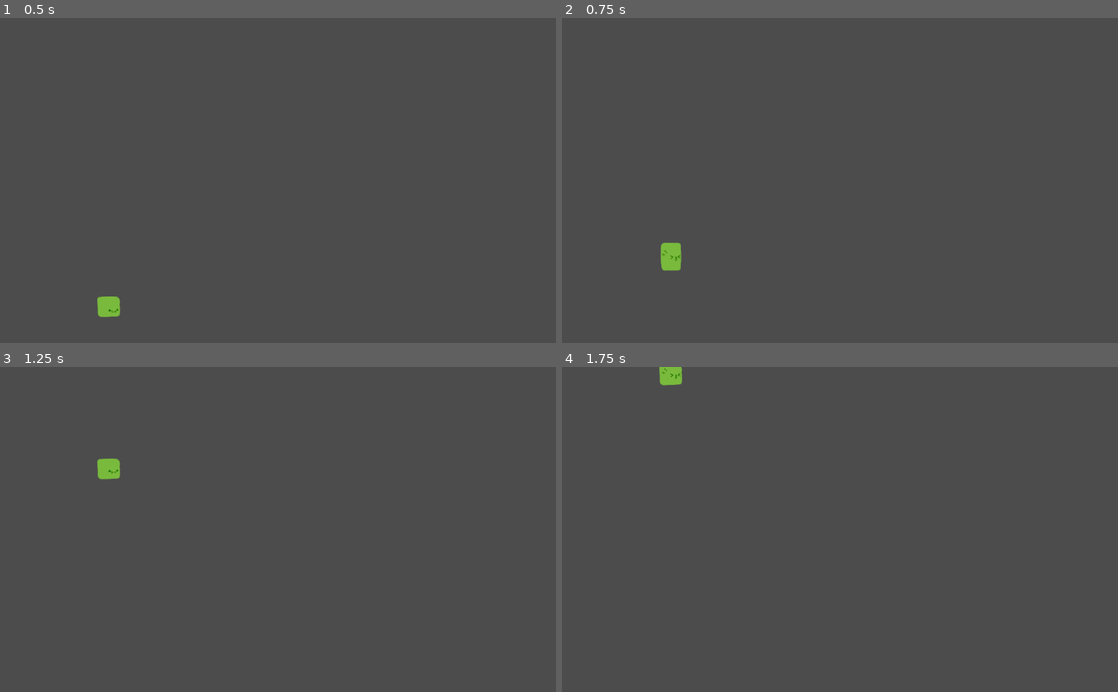
Above: before the commit, frames 1-4 (two rows, left to right).
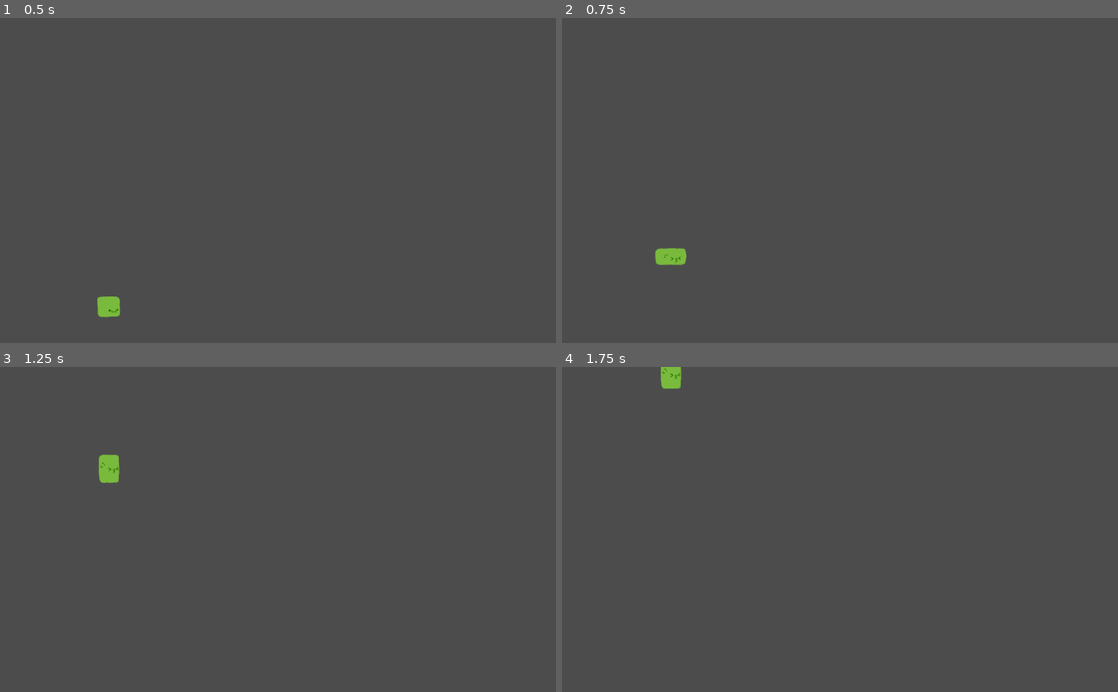
Above: after the commit, the same moments.

Repository: CoryParsnipson/bouncy-block
Game: Godot game, scene res://Main.tscn
The game is run twice, just before and just after one commit, with the same random seed, the same clock (stepped at 60 frames per second) and the same inputs.
Inputs:
- Up to frame 1 (0.5 s): no input
- Up to frame 2 (0.75 s): tap Enter (ui_accept) at 0.5 s; tap Space (ui_select) at 0.6 s
- Up to frame 3 (1.25 s): tap Enter (ui_accept) at 0.77, 0.8, 1.07 s
- Up to frame 4 (1.75 s): tap Enter (ui_accept) at 1.35, 1.52 s; tap Space (ui_select) at 1.55 s

Frame 1 is identical in both runs. In frame 2, 0.2% of the frame differs, in the area x 16-23%, y 69-78%; in frame 3, 0.1%; in frame 4, less than 0.1%.

Commit message:
Fix flap animation when bouncing in quick succession.

Diff:
--- a/Player.gd
+++ b/Player.gd
@@ -27,9 +27,12 @@
 			velocity.y = 0
 			acceleration.y -= jump_accel
 
-			$AnimatedSprite.play("flap")
-			disable_input = true
-			$FlapTimer.start()
+			# cut off the current animation and restart flap animation
+			$AnimatedSprite.stop()
+			$AnimatedSprite.animation = "flap"
+			$AnimatedSprite.frame = 0
+
+			$AnimatedSprite.play()
 
 func _physics_process(delta):
 	acceleration /= 2
@@ -45,8 +48,5 @@
 		acceleration.y = 0
 		velocity.y = 0
 
-func _on_flap_done():
-	disable_input = false
-
 func _on_animation_finished():
 	$AnimatedSprite.play("neutral")
--- a/Player.tscn
+++ b/Player.tscn
@@ -58,13 +58,4 @@
 
 shape = SubResource( 2 )
 
-[node name="FlapTimer" type="Timer" parent="." index="2"]
-
-process_mode = 1
-wait_time = 0.1
-one_shot = false
-autostart = false
-
 [connection signal="animation_finished" from="AnimatedSprite" to="." method="_on_animation_finished"]
-
-[connection signal="timeout" from="FlapTimer" to="." method="_on_flap_done"]
